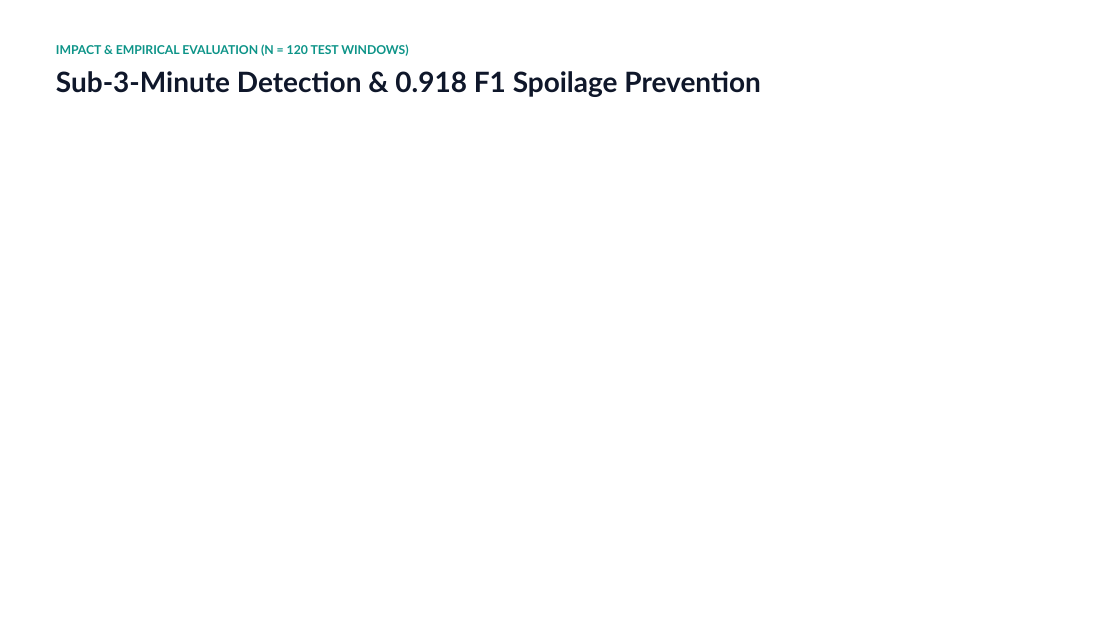
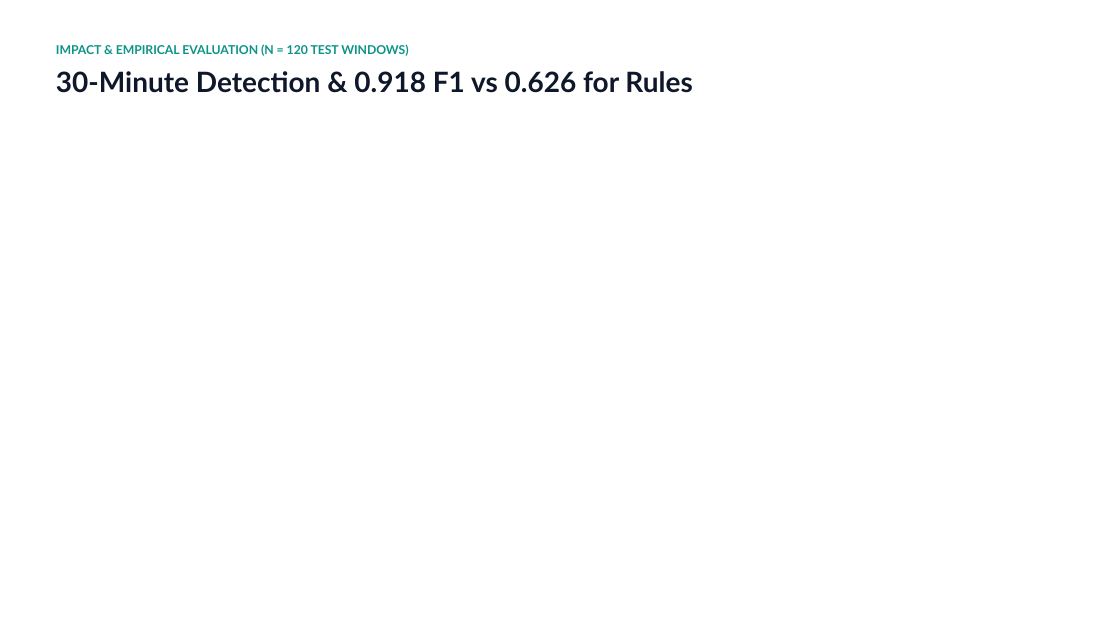
Before and after one commit to Muedi-M/ColdTrace, a slide deck: slide 5 of PROJECT_DOCS/ColdTrace — Cold-Chain Operations Console (1).pptx. Drawn at 1120x630 pixels with LibreOffice and Linux fonts; fonts in the diff are those of the drawing; background and template pictures are left out. Boxes give left, top, right and bottom in pixels: in the first picture for what was removed or moved away, otherwise in the second. Text is boxed around its words. In the diff, an @@ line names an element or a change of style, - is before the commit and + after.

Commit message:
docs(other): deck: correct detection-time claim, /health endpoint, team role

```diff
--- a/PROJECT_DOCS/ColdTrace — Cold-Chain Operations Console (1).pptx
+++ b/PROJECT_DOCS/ColdTrace — Cold-Chain Operations Console (1).pptx
@@ text at [56,71,692,93]: text changed @@
-Sub-3-Minute Detection & 0.918 F1 Spoilage Prevention
+30-Minute Detection & 0.918 F1 vs 0.626 for Rules
```
Also in this commit, not shown: 2 other slides changed.
